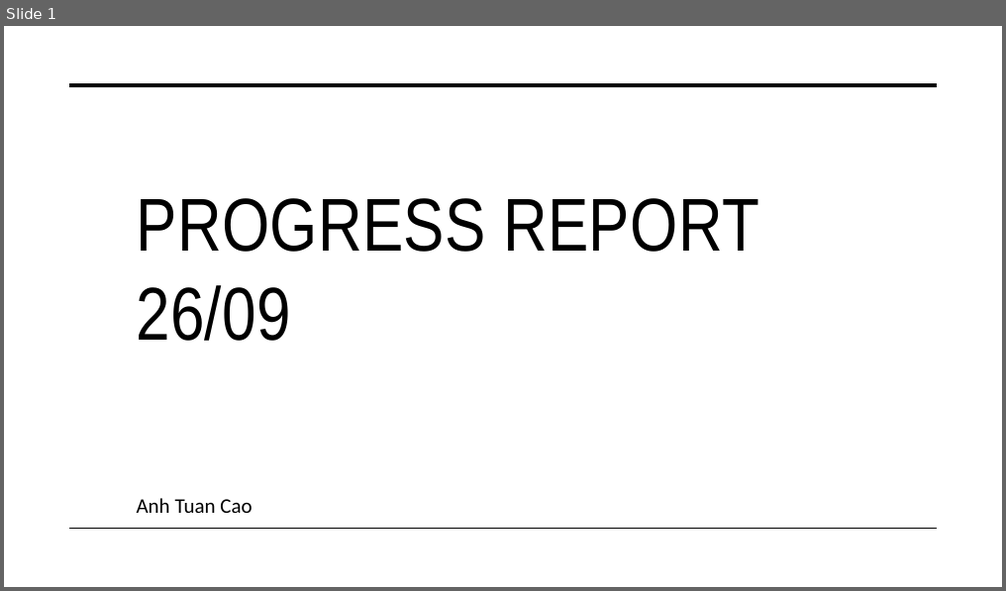
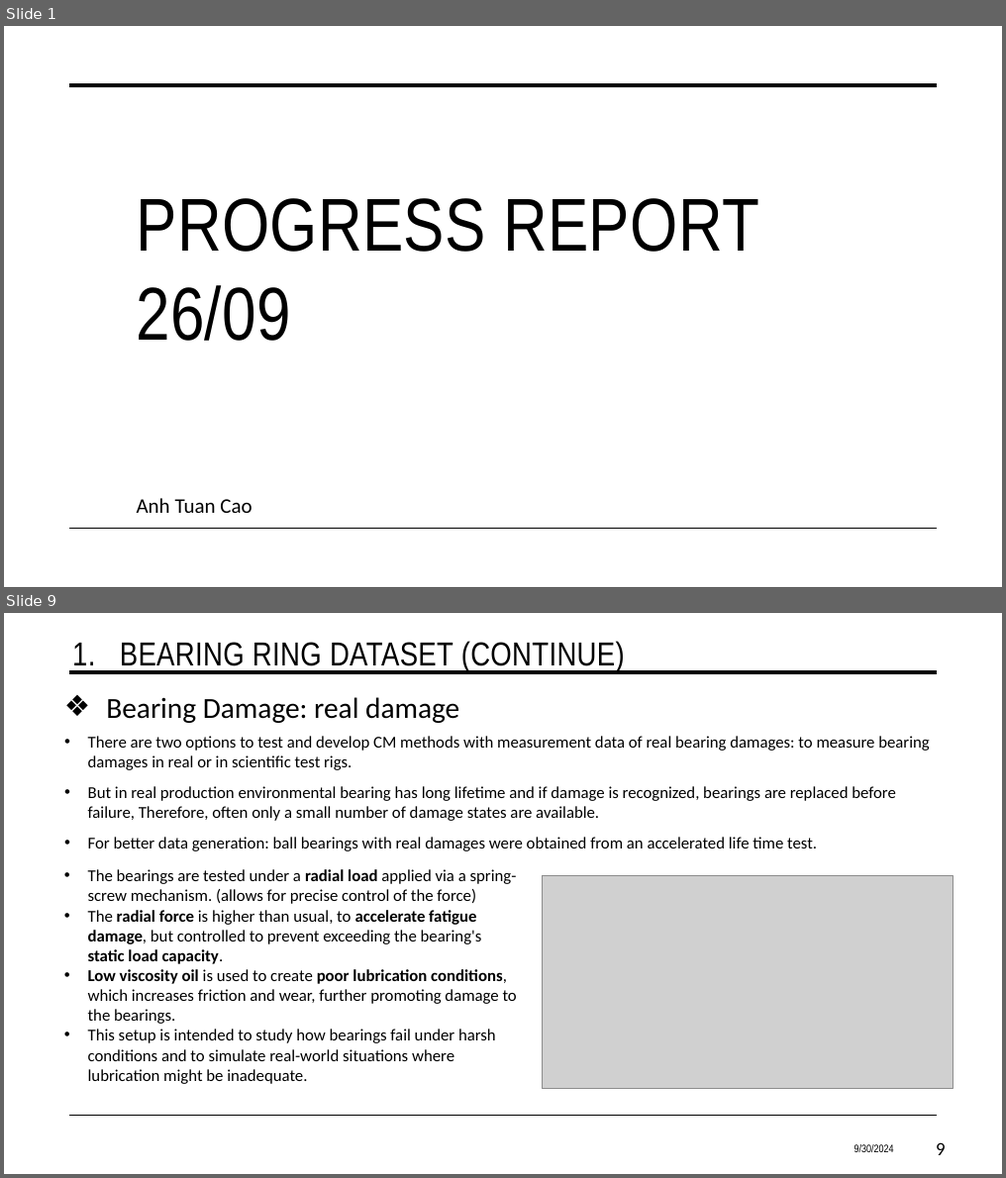
Before and after one commit to CaoTuan749/DLProject_1, a slide deck: Documentation/Presentation 3.pptx. Shown one above the other, each under a label of ours: slide 1 before the commit, slides 1 and 9 after it; the slides between them are not shown. The pictures are 1006x591 and 1006x1178 pixels, drawn with LibreOffice and Linux fonts; fonts in the diff are those of the drawing; grey boxes stand for pictures. Boxes give left, top, right and bottom in pixels: in the first picture for what was removed or moved away, otherwise in the second. Text is boxed around its words. In the diff, an @@ line names an element or a change of style, - is before the commit and + after.

```diff
--- a/Documentation/Presentation 3.pptx
+++ b/Documentation/Presentation 3.pptx
@@ slide 9 added at box(4, 613, 1002, 1174), background #FFFFFF; not listed: 2 template elements that a slide beside it also shows @@
@@ title added at box(72, 641, 625, 672), 32 pt, text #000000 @@
+1. BEARING RING DATASET (CONTINUE)
@@ text added at box(106, 697, 459, 723), 28 pt, text #000000 @@
+❖ Bearing Damage: real damage
@@ text added at box(88, 736, 930, 852), 16 pt, text #000000 @@
+• There are two options to test and develop CM methods with measurement data of real bearing damages: to measure bearing damages in real or in scientific test rigs.
+• But in real production environmental bearing has long lifetime and if damage is recognized, bearings are replaced before failure, Therefore, often only a small number of damage states are available.
+• For better data generation: ball bearings with real damages were obtained from an accelerated life time test.
@@ text added at box(88, 869, 517, 1084), 16 pt, text #000000 @@
+• The bearings are tested under a radial load applied via a spring-screw mechanism. (allows for precise control of the force)
+• The radial force is higher than usual, to accelerate fatigue damage, but controlled to prevent exceeding the bearing's static load capacity.
+• Low viscosity oil is used to create poor lubrication conditions, which increases friction and wear, further promoting damage to the bearings.
+• This setup is intended to study how bearings fail under harsh conditions and to simulate real-world situations where lubrication might be inadequate.
@@ picture added at box(543, 875, 953, 1089) @@
@@ text added at box(854, 1145, 894, 1153), 10.5 pt, text #000000 @@
+9/30/2024
@@ page number added at box(936, 1143, 945, 1156), 18 pt, text #000000 @@
+9
```
Also in this commit, not shown: 36 slides changed, 7 other slides added.
